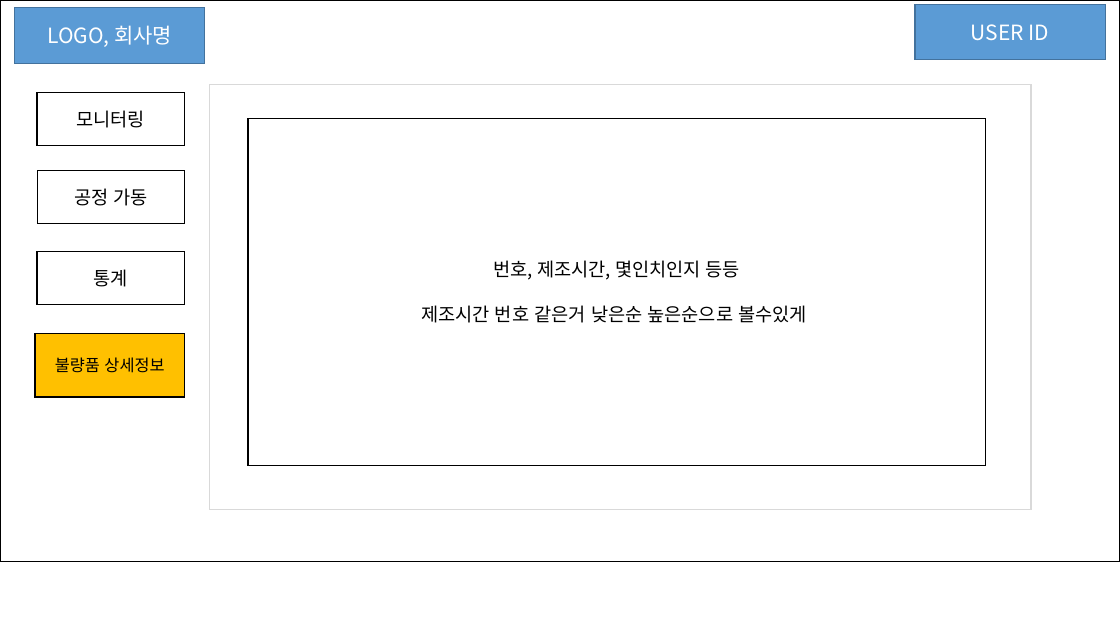
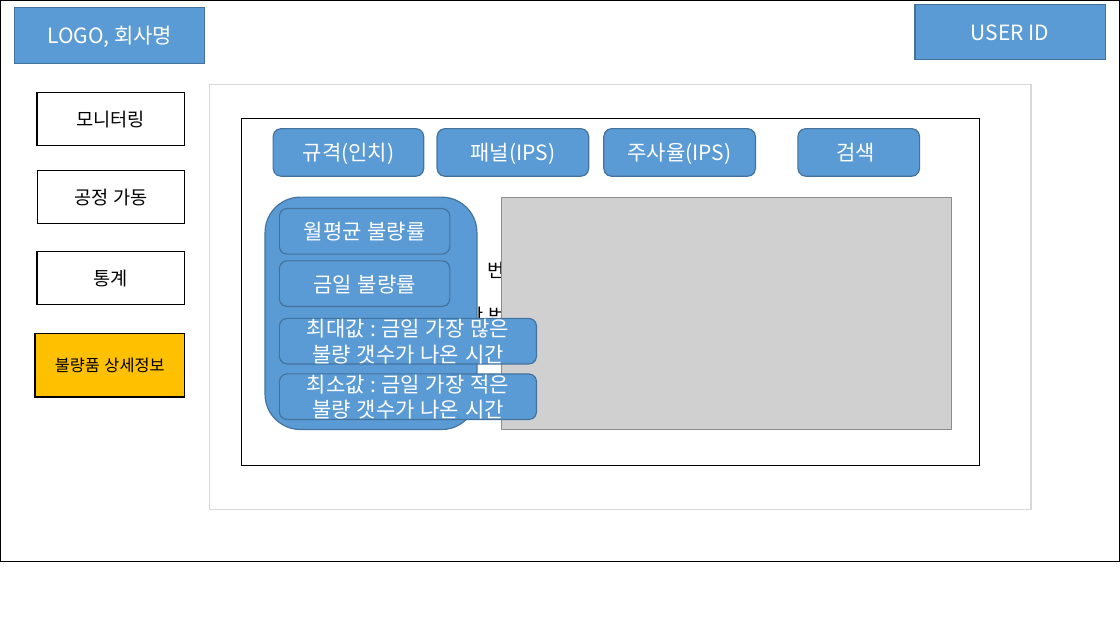
Before and after one commit to ANU-SmartFactory-2022/ANU-SmartFactory-2022, a slide deck: slide 5 of doc/01. 프로젝트 설계/윈폼 구성 샘플 4조 (1).pptx. Drawn at 1120x630 pixels with LibreOffice and Linux fonts; fonts in the diff are those of the drawing; grey boxes stand for pictures. Boxes give left, top, right and bottom in pixels: in the first picture for what was removed or moved away, otherwise in the second. Text is boxed around its words. In the diff, an @@ line names an element or a change of style, - is before the commit and + after.

```diff
--- a/doc/01. 프로젝트 설계/윈폼 구성 샘플 4조 (1).pptx
+++ b/doc/01. 프로젝트 설계/윈폼 구성 샘플 4조 (1).pptx
@@ rectangle "번호, 제조시간, 몇인치인지 등등": place and size @@
-rectangle "번호, 제조시간, 몇인치인지 등등" at <box>248,118,986,465</box>
+rectangle "번호, 제조시간, 몇인치인지 등등" at <box>242,118,980,465</box>
@@ rounded rectangle added at <box>273,129,423,176</box>, fill #5B9BD5, outline #43739E 1 pt, 18 pt, text #FFFFFF @@
+규격(인치)
@@ rounded rectangle added at <box>437,129,589,176</box>, fill #5B9BD5, outline #43739E 1 pt, 18 pt, text #FFFFFF @@
+패널(IPS)
@@ rounded rectangle added at <box>604,129,756,176</box>, fill #5B9BD5, outline #43739E 1 pt, 18 pt, text #FFFFFF @@
+주사율(IPS)
@@ rounded rectangle added at <box>798,129,920,176</box>, fill #5B9BD5, outline #43739E 1 pt, 18 pt, text #FFFFFF @@
+검색
@@ rounded rectangle added at <box>266,197,477,430</box>, fill #5B9BD5, outline #43739E 1 pt @@
@@ rounded rectangle added at <box>280,208,450,254</box>, fill #5B9BD5, outline #43739E 1 pt, 18 pt, text #FFFFFF @@
+월평균 불량률
@@ picture added at <box>502,197,952,430</box> @@
@@ rounded rectangle added at <box>280,261,450,307</box>, fill #5B9BD5, outline #43739E 1 pt, 18 pt, text #FFFFFF @@
+금일 불량률
@@ rounded rectangle added at <box>280,318,537,364</box>, fill #5B9BD5, outline #43739E 1 pt, 18 pt, text #FFFFFF @@
+최대값 : 금일 가장 많은 불량 갯수가 나온 시간
@@ rounded rectangle added at <box>280,374,537,419</box>, fill #5B9BD5, outline #43739E 1 pt, 18 pt, text #FFFFFF @@
+최소값 : 금일 가장 적은 불량 갯수가 나온 시간
```
Also in this commit, not shown: 1 other slide changed, 7 other files.
